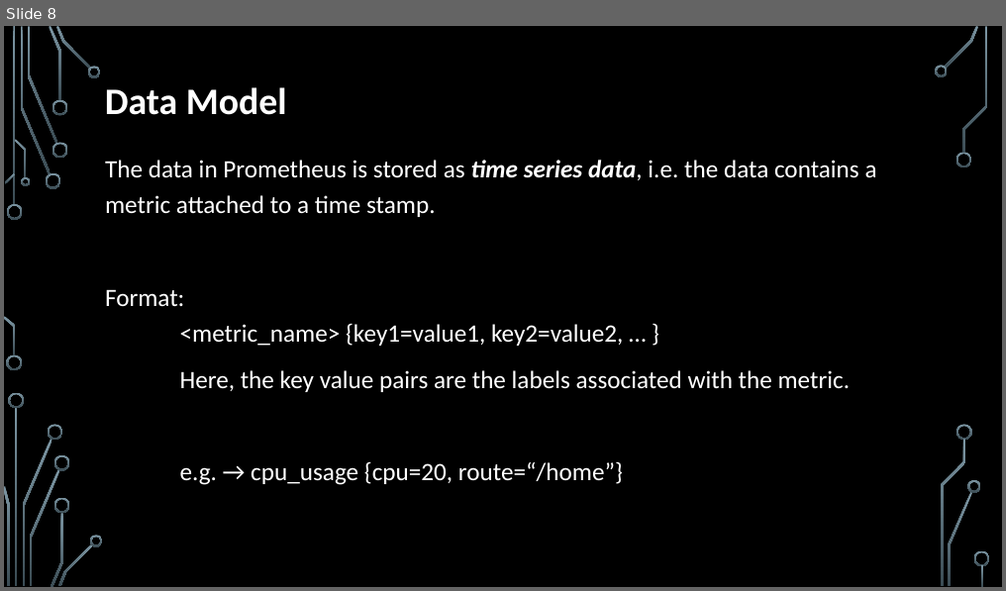
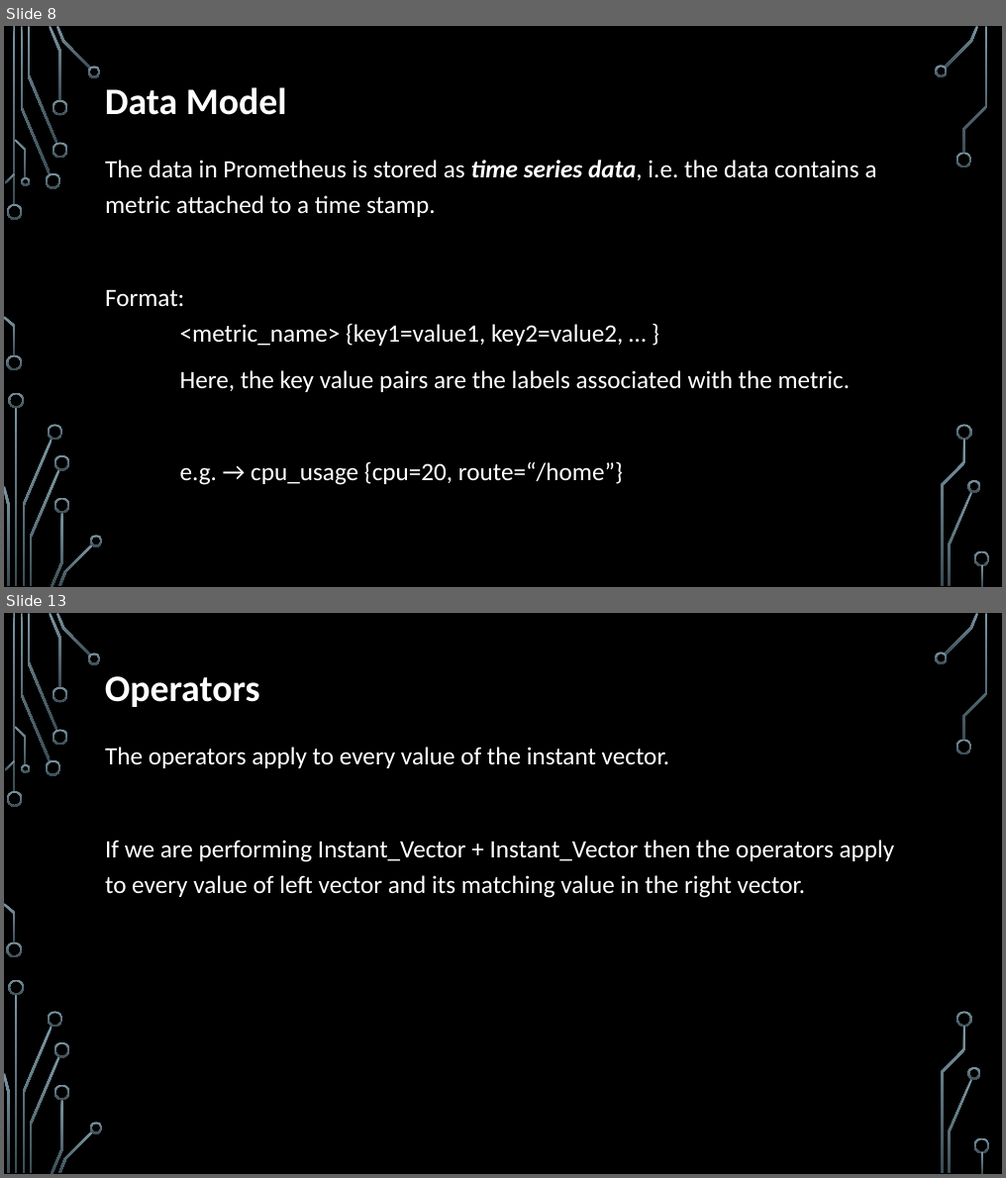
Before and after one commit to Mayur3099/Prometheus, a slide deck: Prometheus.pptx. Shown one above the other, each under a label of ours: slide 8 before the commit, slides 8 and 13 after it; the slides between them are not shown. The pictures are 1006x591 and 1006x1178 pixels, drawn with LibreOffice and Linux fonts; fonts in the diff are those of the drawing; background and template pictures are left out. Boxes give left, top, right and bottom in pixels: in the first picture for what was removed or moved away, otherwise in the second. Text is boxed around its words. In the diff, an @@ line names an element or a change of style, - is before the commit and + after.

```diff
--- a/Prometheus.pptx
+++ b/Prometheus.pptx
@@ slide 13 added at [4, 613, 1002, 1174], background picture (left out); not listed: 36 template elements that a slide beside it also shows @@
@@ text added at [105, 676, 260, 707], 36 pt, text #FFFFFF, bold @@
+Operators
@@ text added at [105, 747, 895, 898], 24 pt, text #FFFFFF @@
+The operators apply to every value of the instant vector.
+If we are performing Instant_Vector + Instant_Vector then the operators apply to every value of left vector and its matching value in the right vector.
```
Also in this commit, not shown: 2 slides changed, 3 other slides added.
